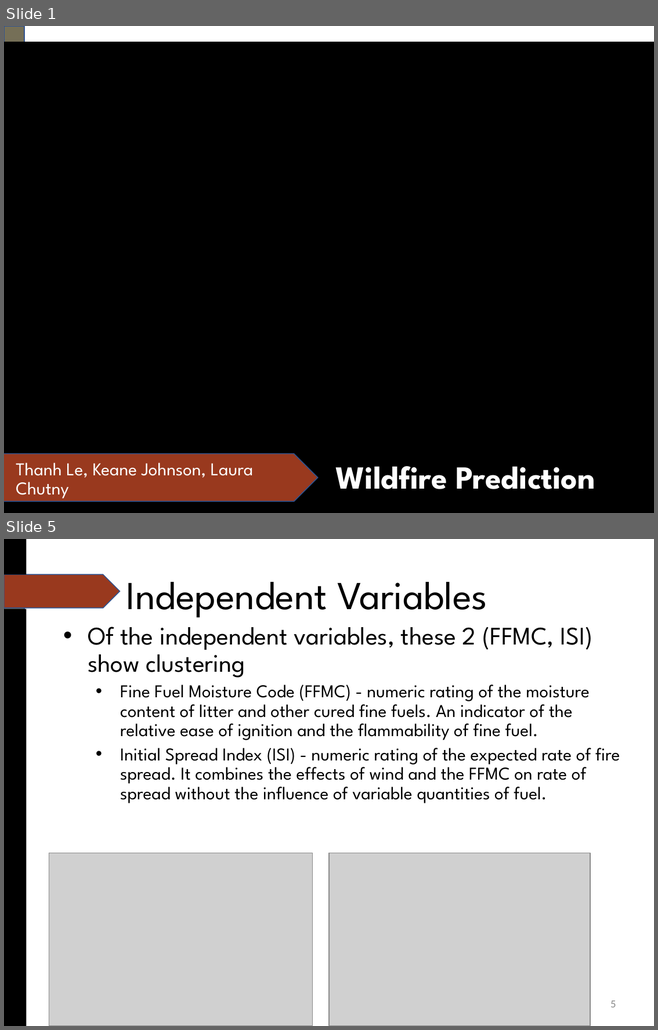
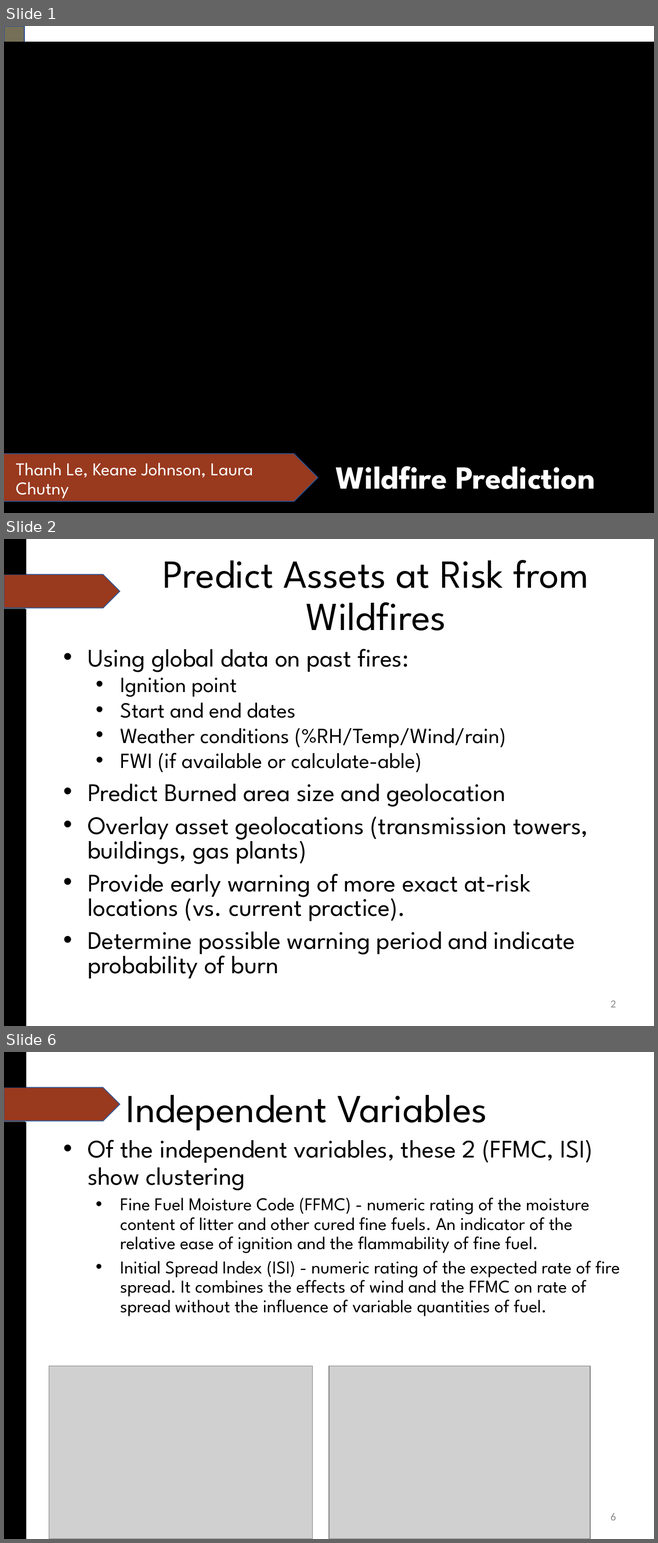
Before and after one commit to lchutny/wildfireplus, a slide deck: W210_EDA.pptx. Shown one above the other, each under a label of ours: slides 1 and 5 before the commit, slides 1, 2 and 6 after it; the slides between them are not shown. The pictures are 658x1030 and 658x1543 pixels, drawn with LibreOffice and Linux fonts; fonts in the diff are those of the drawing; grey boxes stand for pictures; background and template pictures are left out. Boxes give left, top, right and bottom in pixels: in the first picture for what was removed or moved away, otherwise in the second. Text is boxed around its words. In the diff, an @@ line names an element or a change of style, - is before the commit and + after.

```diff
--- a/W210_EDA.pptx
+++ b/W210_EDA.pptx
@@ slide 2 added at (4, 539, 654, 1026), background #FFFFFF; not listed: 4 template elements that a slide beside it also shows @@
@@ title added at (163, 560, 589, 631), 44 pt, text #000000 @@
+Predict Assets at Risk from Wildfires
@@ text added at (88, 649, 588, 979), 28 pt, text #000000 @@
+• Using global data on past fires:
+  • Ignition point
+  • Start and end dates
+  • Weather conditions (%RH/Temp/Wind/rain)
+  • FWI (if available or calculate-able)
+• Predict Burned area size and geolocation
+• Overlay asset geolocations (transmission towers, buildings, gas plants)
+• Provide early warning of more exact at-risk locations (vs. current practice).
+• Determine possible warning period and indicate probability of burn
@@ page number added at (610, 1001, 615, 1008), 12 pt, text #888888 @@
+2
@@ what was slide 5 is now slide 6 @@
@@ page number at (610, 1513, 615, 1521): text changed @@
-5
+6
```
Also in this commit, not shown: 3 slides changed, 4 other files.
